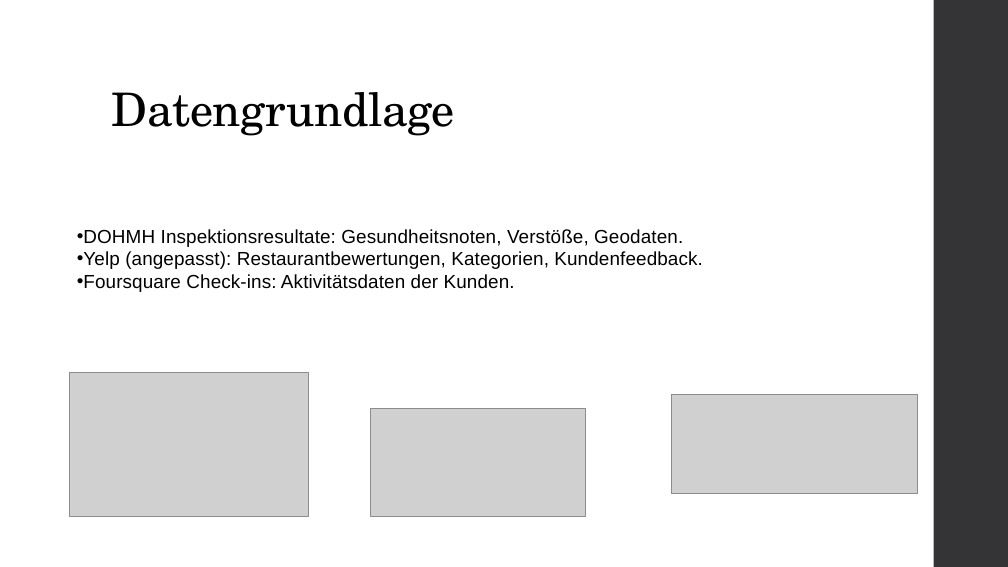
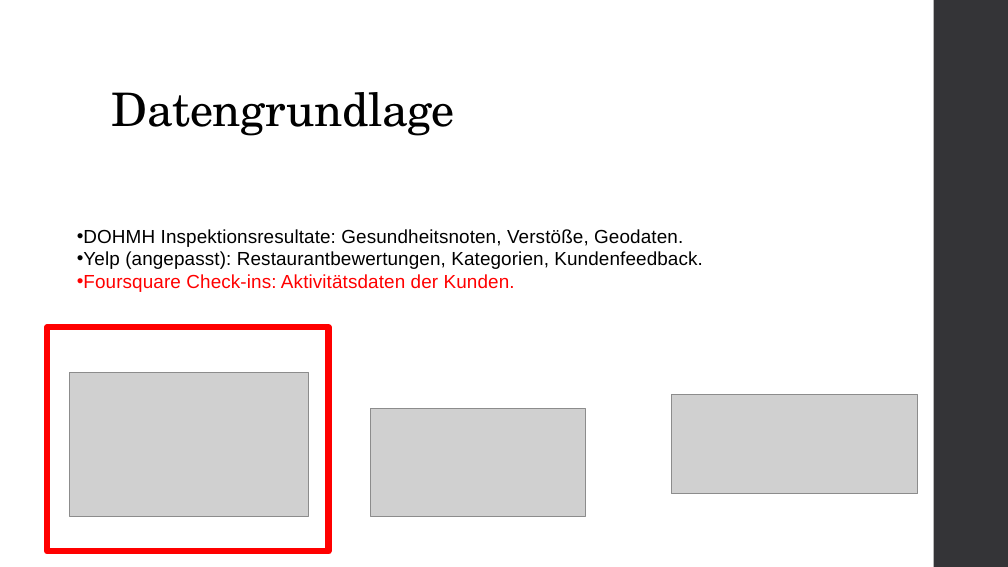
Before and after one commit to DaniVot/DatenbankenPortfolio, a slide deck: slide 5 of abgabe/Datenbanken Präsentation.pptx. Drawn at 1008x567 pixels with LibreOffice and Linux fonts; fonts in the diff are those of the drawing; grey boxes stand for pictures. Boxes give left, top, right and bottom in pixels: in the first picture for what was removed or moved away, otherwise in the second. Text is boxed around its words. In the diff, an @@ line names an element or a change of style, - is before the commit and + after.

```diff
--- a/abgabe/Datenbanken Präsentation.pptx
+++ b/abgabe/Datenbanken Präsentation.pptx
@@ text at (77,274,515,292): text colour #000000 to #FF0000 in "Foursquare Check-ins: Aktivitätsdaten der Kunden." @@
@@ rectangle added at (48,327,329,551), outline #FF0000 6 pt @@
```
Also in this commit, not shown: 1 other slide changed, 1 other file.
